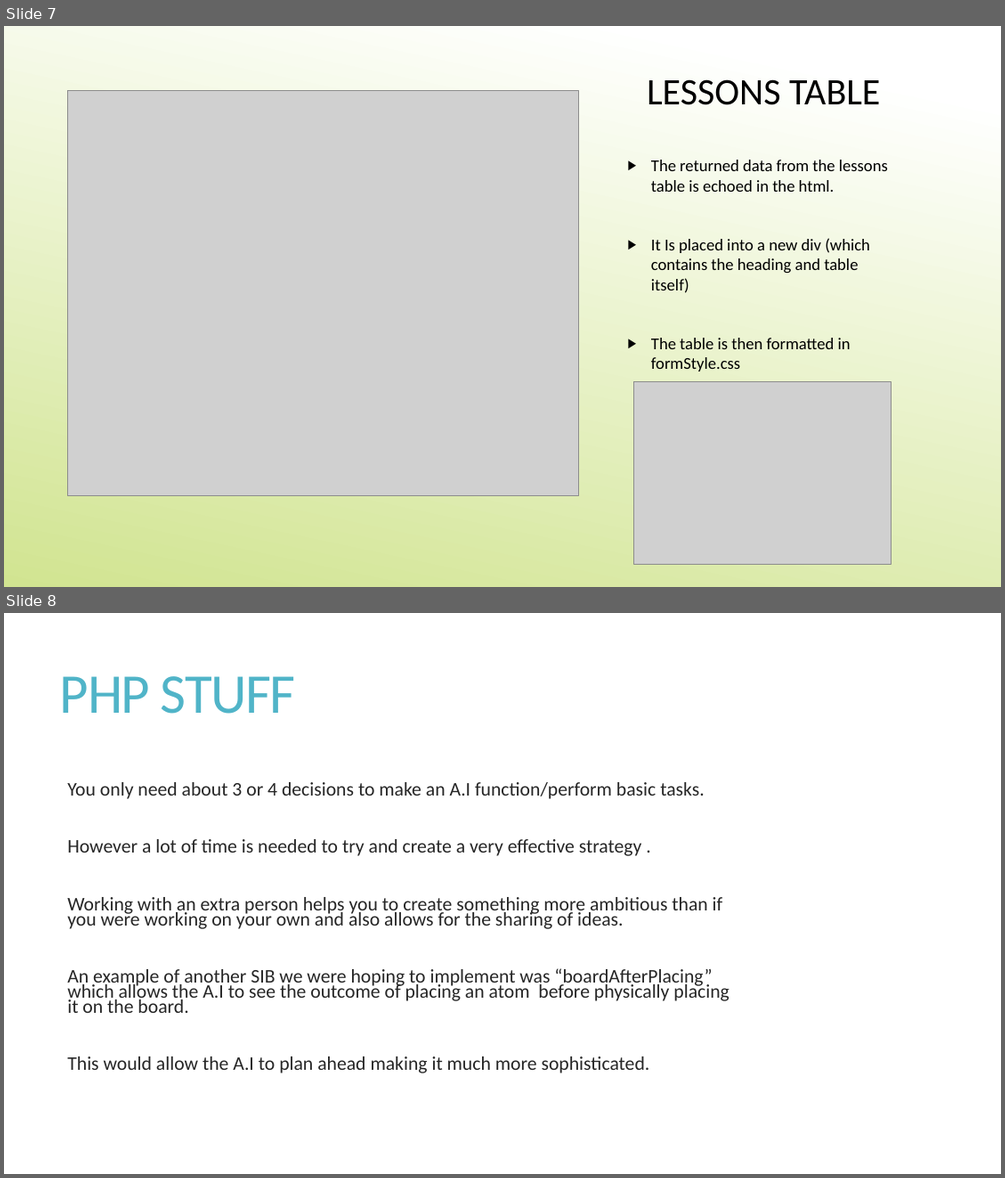
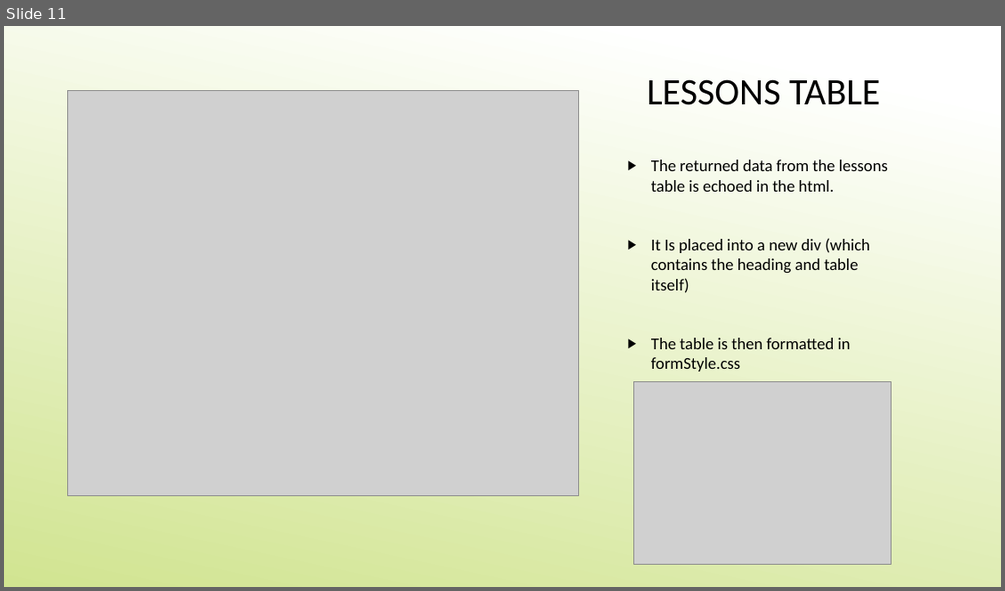
Before and after one commit to MikeVriesema/ProgrammingPal, a slide deck: ET4132_ProgrammingPal_PowerPoint.pptx. Shown one above the other, each under a label of ours: slides 7 and 8 before the commit, slide 11 after it. The pictures are 1005x1178 and 1005x591 pixels, drawn with LibreOffice and Linux fonts; fonts in the diff are those of the drawing; grey boxes stand for pictures. Boxes give left, top, right and bottom in pixels: in the first picture for what was removed or moved away, otherwise in the second. Text is boxed around its words. In the diff, an @@ line names an element or a change of style, - is before the commit and + after.

```diff
--- a/ET4132_ProgrammingPal_PowerPoint.pptx
+++ b/ET4132_ProgrammingPal_PowerPoint.pptx
@@ slide 8 removed at [4,613,1001,1174], background #FFFFFF @@
@@ title removed at [60,676,296,714] @@
-PHP STUFF
@@ text removed at [67,782,728,1073] @@
-  You only need about 3 or 4 decisions to make an A.I function/perform basic tasks.
-  However a lot of time is needed to try and create a very effective strategy .
-  Working with an extra person helps you to create something more ambitious than if you were working on your own and also allows for the sharing of ideas.
-  An example of another SIB we were hoping to implement was “boardAfterPlacing” which allows the A.I to see the outcome of placing an atom before physically placing it on the board.
-  This would allow the A.I to plan ahead making it much more sophisticated.
@@ what was slide 7 is now slide 11 @@
```
Also in this commit, not shown: 6 slides changed, 15 slides added, 1 other slide removed, 1 other file.
